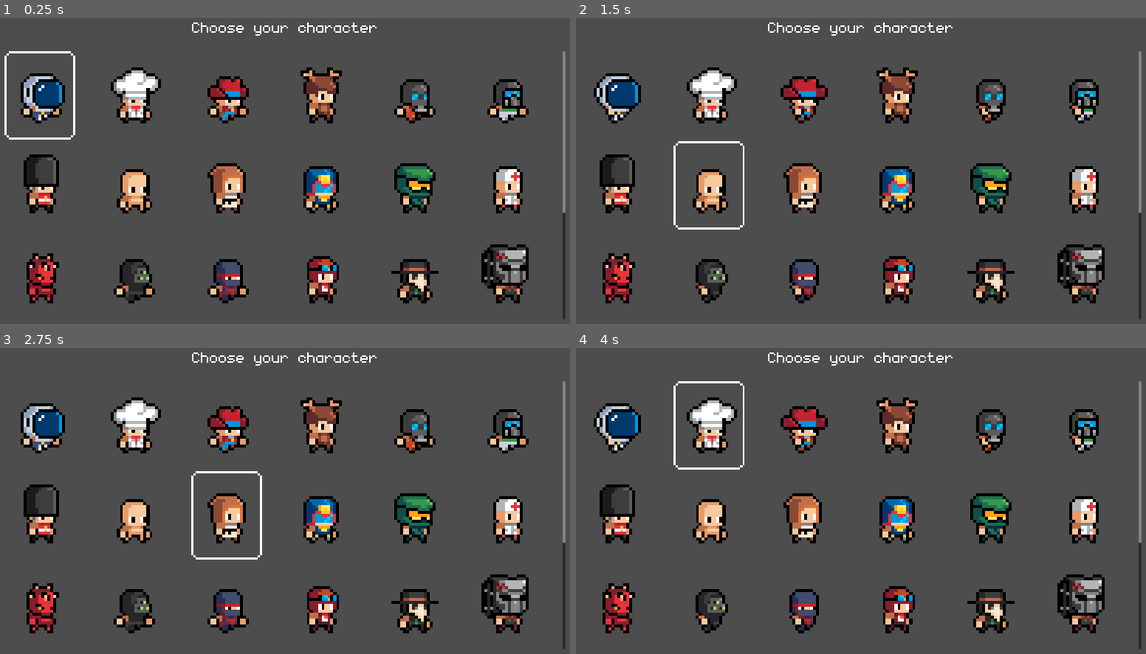
Above: before the commit, frames 1-4 (two rows, left to right).
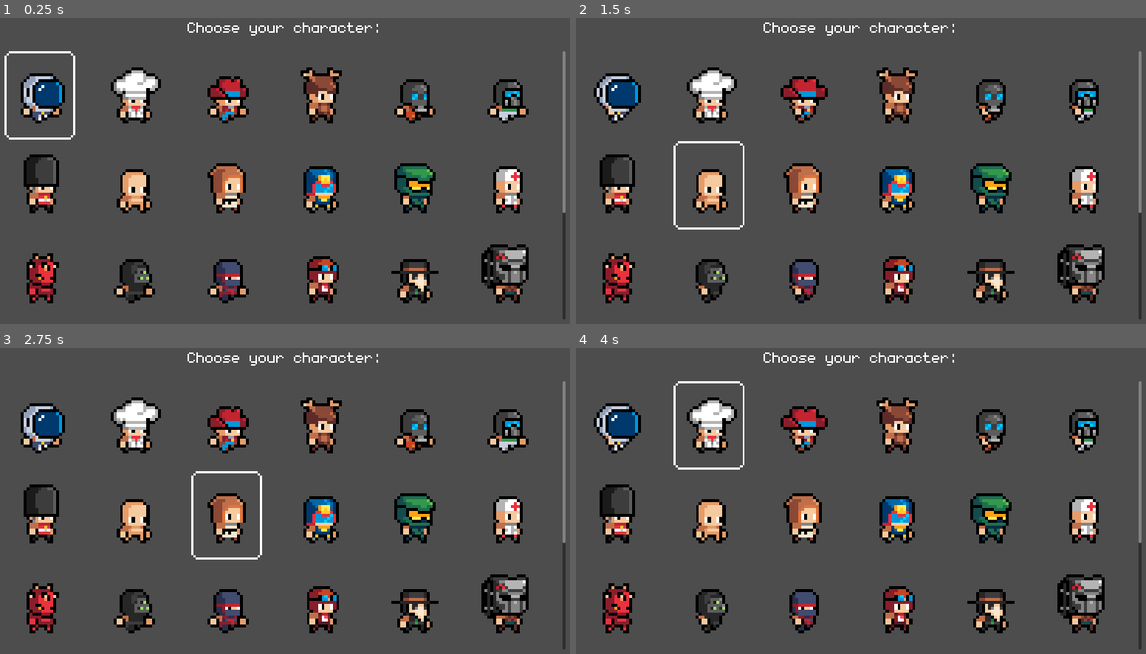
Above: after the commit, the same moments.

Repository: robcmills/godot-paintball
Game: Godot game, scene res://scenes/character_chooser.tscn
Same seed, same stepped clock (60 frames per second), same inputs: the game is played once before the commit and once after it. This scene is started directly instead of the project's main scene.
Inputs:
- Up to frame 1 (0.25 s): no input
- Up to frame 2 (1.5 s): hold Right (move_right) 0.53-1.28 s; tap Shift (run) at 0.6, 1.35 s; hold Down (move_down) from 1.28 s (still down)
- Up to frame 3 (2.75 s): release Down (move_down) at 2.03 s; hold Right (move_right) from 2.03 s (still down); tap Shift (run) at 2.1 s
- Up to frame 4 (4 s): release Right (move_right) at 2.78 s; hold Up (move_up) 2.78-3.53 s; tap Shift (run) at 2.85, 3.6 s; hold Left (move_left) from 3.53 s (still down)

The runs differ from the first frame. In frame 1, 0.5% of the frame differs, in the area x 32-67%, y 1-6%; in frame 2, 0.5%; in frame 3, 0.5%; in frame 4, 0.5%.

Commit message:
Implement character_namer scene

Diff:
--- a/scenes/character_chooser.tscn
+++ b/scenes/character_chooser.tscn
@@ -78,7 +78,7 @@
 
 [node name="Label" type="Label" parent="VBoxContainer/CenterContainer"]
 layout_mode = 2
-text = "Choose your character"
+text = "Choose your character:"
 label_settings = SubResource("LabelSettings_13had")
 horizontal_alignment = 1
 
--- /dev/null
+++ b/scenes/character_namer.tscn
@@ -0,0 +1,62 @@
+[gd_scene load_steps=5 format=3 uid="uid://dg0jybsr7wv4k"]
+
+[ext_resource type="Script" path="res://scripts/character_namer.gd" id="1_0rgdx"]
+[ext_resource type="FontFile" uid="uid://qmu7ttunkneb" path="res://assets/monogram.ttf" id="1_4vm6g"]
+[ext_resource type="PackedScene" uid="uid://bo1hrdnuflfso" path="res://scenes/hippo_player.tscn" id="3_ego0q"]
+
+[sub_resource type="LabelSettings" id="LabelSettings_fp256"]
+font = ExtResource("1_4vm6g")
+font_size = 64
+
+[node name="Control" type="Control"]
+layout_mode = 3
+anchors_preset = 15
+anchor_right = 1.0
+anchor_bottom = 1.0
+grow_horizontal = 2
+grow_vertical = 2
+script = ExtResource("1_0rgdx")
+
+[node name="VBoxContainer" type="VBoxContainer" parent="."]
+layout_mode = 1
+anchors_preset = 15
+anchor_right = 1.0
+anchor_bottom = 1.0
+grow_horizontal = 2
+grow_vertical = 2
+
+[node name="CenterContainer" type="CenterContainer" parent="VBoxContainer"]
+custom_minimum_size = Vector2(0, 128)
+layout_mode = 2
+
+[node name="Label" type="Label" parent="VBoxContainer/CenterContainer"]
+layout_mode = 2
+text = "Name your character:"
+label_settings = SubResource("LabelSettings_fp256")
+horizontal_alignment = 1
+
+[node name="CenterContainer2" type="CenterContainer" parent="VBoxContainer"]
+custom_minimum_size = Vector2(0, 128)
+layout_mode = 2
+
+[node name="LineEdit" type="LineEdit" parent="VBoxContainer/CenterContainer2"]
+custom_minimum_size = Vector2(420, 72)
+layout_mode = 2
+theme_override_fonts/font = ExtResource("1_4vm6g")
+theme_override_font_sizes/font_size = 64
+alignment = 1
+max_length = 32
+caret_blink = true
+
+[node name="CenterContainer3" type="CenterContainer" parent="VBoxContainer"]
+layout_mode = 2
+size_flags_vertical = 3
+
+[node name="Control" type="Control" parent="VBoxContainer/CenterContainer3"]
+layout_mode = 2
+
+[node name="HippoPlayer" parent="VBoxContainer/CenterContainer3/Control" instance=ExtResource("3_ego0q")]
+scale = Vector2(8, 8)
+
+[connection signal="text_changed" from="VBoxContainer/CenterContainer2/LineEdit" to="." method="_on_line_edit_text_changed"]
+[connection signal="text_submitted" from="VBoxContainer/CenterContainer2/LineEdit" to="." method="_on_line_edit_text_submitted"]
--- /dev/null
+++ b/scripts/character_namer.gd
@@ -0,0 +1,25 @@
+extends Control
+
+@onready var line_edit: LineEdit = $VBoxContainer/CenterContainer2/LineEdit
+@onready var character: HippoCharacter = $VBoxContainer/CenterContainer3/Control/HippoPlayer
+
+var character_name := ""
+var character_preset := Enums.CharacterPreset.HUMAN
+
+
+func _ready() -> void:
+	line_edit.grab_focus()
+	character.characterPreset = character_preset
+	character.animation = Enums.PlayerAnimation.READY
+	character.playAnimation()
+
+
+func _on_line_edit_text_changed(new_text: String) -> void:
+	character_name = line_edit.text
+	var text_length = line_edit.text.length()
+	var width = 420 if text_length == 0 else 64 + text_length * 24
+	line_edit.custom_minimum_size = Vector2(width, 72)
+
+
+func _on_line_edit_text_submitted(new_text: String) -> void:
+	print("Hello, " + new_text)
Not shown: 2 places in scenes/character_chooser.tscn that only renumber resources
